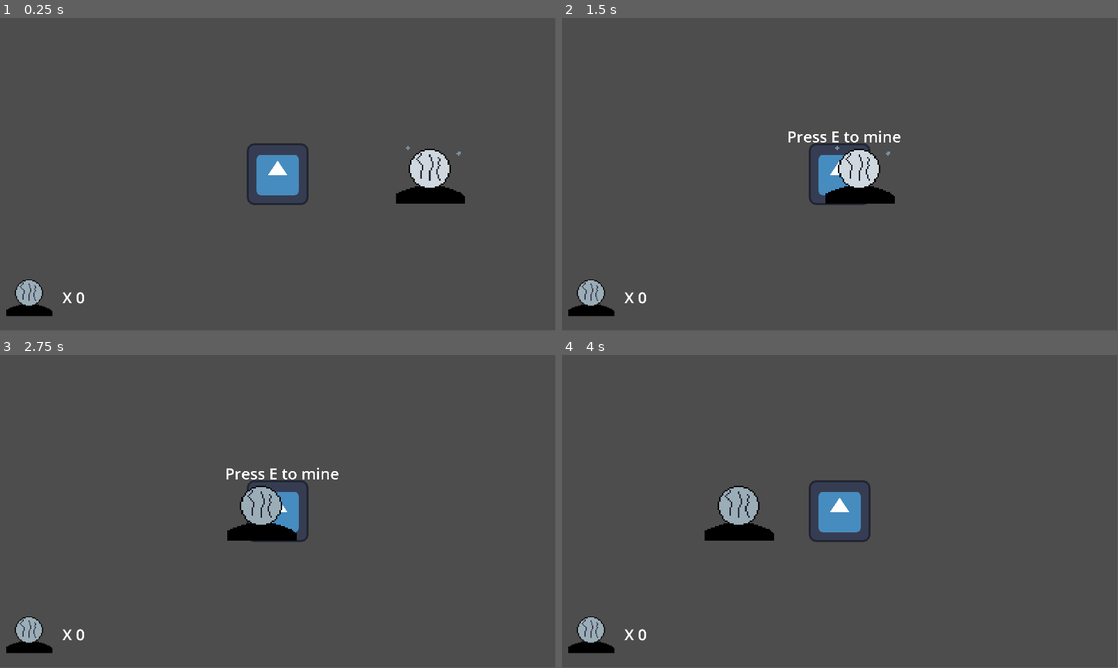
Above: before the commit, frames 1-4 (two rows, left to right).
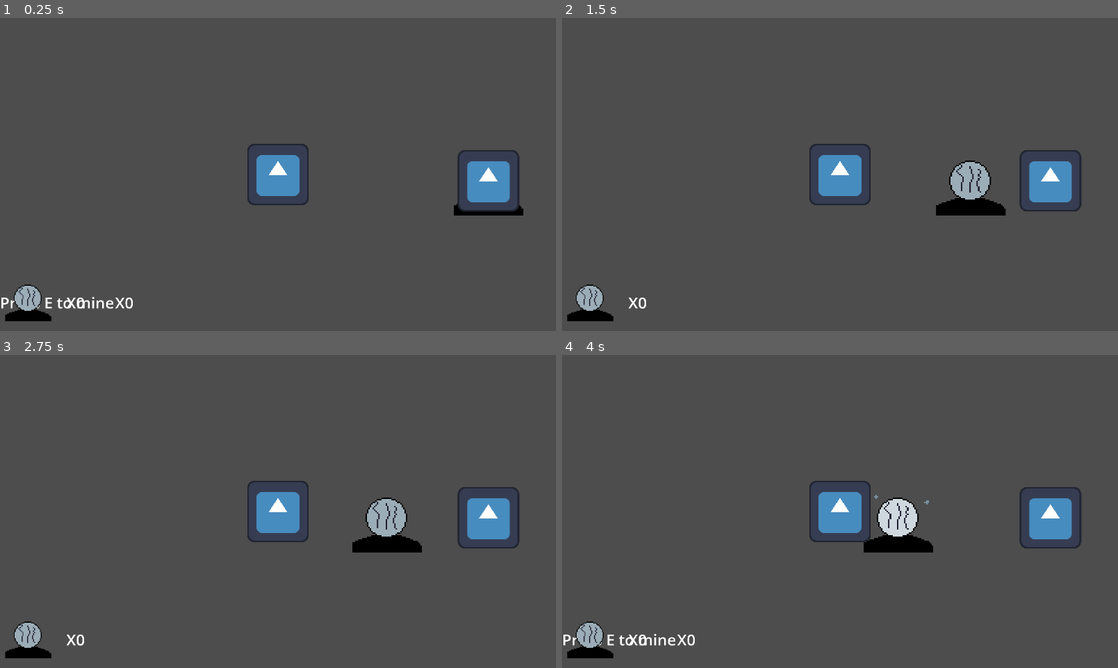
Above: after the commit, the same moments.

Repository: Jrees98/Pirate_Jam_15
Game: Godot game, scene res://Scenes/main.tscn
Same seed, same stepped clock (60 frames per second), same inputs: the game is played once before the commit and once after it. The project has no main scene, so this scene is started directly. The engine's default icon, where the game draws it, is replaced by a stand-in: a white triangle on a blue panel in a dark square.
Inputs:
- Up to frame 1 (0.25 s): no input
- Up to frame 2 (1.5 s): tap E (interact) at 0.5, 1.35 s; hold D (move_right) 0.53-1.28 s; hold E (interact) 0.53-1.28 s; hold A (move_left) from 1.28 s (still down)
- Up to frame 3 (2.75 s): tap E (interact) at 2 s; release A (move_left) at 2.03 s; hold D (move_right) from 2.03 s (still down); hold E (interact) from 2.03 s (still down)
- Up to frame 4 (4 s): release E (interact) at 2.78 s; tap E (interact) at 2.85, 3.5 s; release D (move_right) at 3.53 s; hold A (move_left) from 3.53 s (still down); hold E (interact) from 3.53 s (still down)
In our replay, the window is 799x449 before the commit and 800x450 after it. These sizes can differ from the game's own. Grey fills any space a smaller window leaves; there, only what the larger window draws over its background counts as a difference.

The runs differ from the first frame. In frame 1, 3.7% of the frame differs, in the area x 0-95%, y 40-97%; in frame 2, 4.8%; in frame 3, 4.8%; in frame 4, 4.9%, in the area x 0-94%, y 40-97%.

Commit message:
added lbales to hbox

Diff:
--- a/Scenes/main.tscn
+++ b/Scenes/main.tscn
@@ -8,8 +8,6 @@
 script = ExtResource("1_q3ypa")
 
 [node name="Player" parent="." instance=ExtResource("2_sw14p")]
-position = Vector2(119, 24)
-speed = 500
 
 [node name="MiningNode" parent="." instance=ExtResource("4_c3t3l")]
 position = Vector2(436, 13)
--- a/Scenes/player.tscn
+++ b/Scenes/player.tscn
@@ -8,7 +8,6 @@
 size = Vector2(120, 119)
 
 [node name="Player" type="CharacterBody2D" groups=["player"]]
-position = Vector2(1151, 647)
 collision_layer = 2
 collision_mask = 0
 script = ExtResource("1_gr4sc")
@@ -27,25 +26,28 @@
 offset = Vector2(2.08165e-12, 2.08165e-12)
 transform = Transform2D(1, 0, 0, 1, 2.08165e-12, 2.08165e-12)
 
-[node name="InteractLabel" type="Label" parent="RockNodeUI"]
+[node name="HBoxContainer" type="HBoxContainer" parent="RockNodeUI"]
+anchors_preset = 2
+anchor_top = 1.0
+anchor_bottom = 1.0
+offset_top = -235.0
+offset_right = 351.0
+grow_vertical = 0
+alignment = 2
+
+[node name="InteractLabel" type="Label" parent="RockNodeUI/HBoxContainer"]
 visible = false
-offset_left = 934.0
-offset_top = 447.0
-offset_right = 1408.0
-offset_bottom = 535.0
+layout_mode = 2
 theme_override_font_sizes/font_size = 64
 text = "Press E to mine"
 
-[node name="Sprite2D" type="Sprite2D" parent="RockNodeUI"]
-position = Vector2(122, 1141)
+[node name="Sprite2D" type="Sprite2D" parent="RockNodeUI/HBoxContainer"]
+position = Vector2(117, 99)
 scale = Vector2(4, 4)
 texture = ExtResource("3_ylefj")
 hframes = 3
 
-[node name="CoalQuantity" type="Label" parent="RockNodeUI"]
-offset_left = 259.0
-offset_top = 1115.0
-offset_right = 348.0
-offset_bottom = 1203.0
+[node name="CoalQuantity" type="Label" parent="RockNodeUI/HBoxContainer"]
+layout_mode = 2
 theme_override_font_sizes/font_size = 64
 text = "x 0"
--- a/Scripts/mining_node.gd
+++ b/Scripts/mining_node.gd
@@ -20,7 +20,8 @@
 	if body.is_in_group("player"):
 		can_mine = true
 		var rock_node_ui = player_instance.get_node("RockNodeUI")
-		var label = rock_node_ui.get_node("InteractLabel")
+		var hbox = rock_node_ui.get_node("HBoxContainer")
+		var label = hbox.get_node("InteractLabel")
 		label.show()
 
 # Called when the body exits the area
@@ -28,7 +29,8 @@
 	if body.is_in_group("player"):
 		can_mine = false
 		var rock_node_ui = player_instance.get_node("RockNodeUI")
-		var label = rock_node_ui.get_node("InteractLabel")
+		var hbox = rock_node_ui.get_node("HBoxContainer")
+		var label = hbox.get_node("InteractLabel")
 		label.hide()
 		$AnimatedSprite2D.stop()
 		$MiningCoolDown.stop()
--- a/Scripts/player.gd
+++ b/Scripts/player.gd
@@ -3,7 +3,7 @@
 @export var speed := 300
 
 func _ready():
-	$RockNodeUI/CoalQuantity.text = "X" + str(Global.total_coal)
+	$RockNodeUI/HBoxContainer/CoalQuantity.text = "X" + str(Global.total_coal)
 
 func _physics_process(delta):
 	var direction = Input.get_axis("move_left","move_right")
@@ -13,4 +13,4 @@
 		velocity.x = 0
 	move_and_slide()
 
-	$RockNodeUI/CoalQuantity.text = "X " + str(Global.total_coal)
+	$RockNodeUI/HBoxContainer/CoalQuantity.text = "X" + str(Global.total_coal)
--- a/project.godot
+++ b/project.godot
@@ -22,6 +22,8 @@
 
 window/size/viewport_width=2304
 window/size/viewport_height=1296
+window/stretch/mode="viewport"
+window/stretch/aspect="expand"
 
 [input]
 
